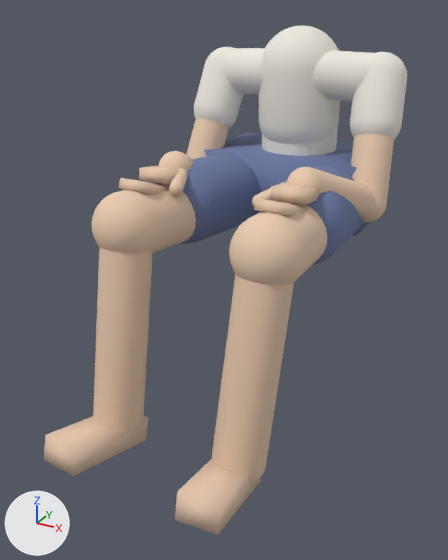
The glTF model models/body.glb, before and after one commit.
The view is the same before and after, from a 50 mm camera at (0.601, -1.32, 0.439) aimed at (-0.007, -0.214, -0.114). The lights are fixed; the arrows at lower left show +X, +Y and +Z. The older version comes first.

The first picture shows 'body'.
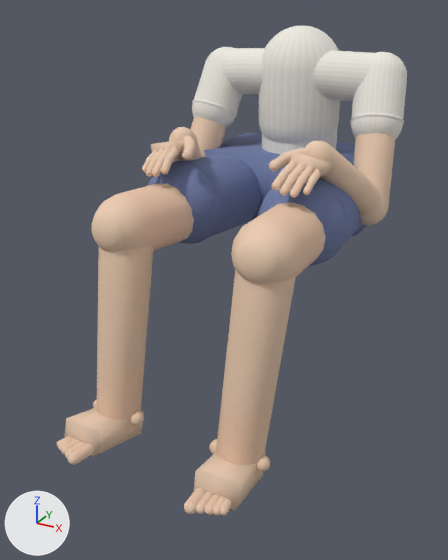
Edits to the bpy script that builds the scene:
```text
Change me_body:
    remove me_body.from_pydata(...)  # 9596 vertices, 19092 faces; spans x -0.27..0.27, y -0.623..0.29, z -0.451..0.4
    add me_body.from_pydata(...)  # 25348 vertices, 50428 faces; spans x -0.278..0.278, y -0.609..0.29, z -0.449..0.4
    me_body part 1: a new loose piece, an icosphere of 320 faces spanning x 0.184..0.216, y -0.452..-0.42, z -0.391..-0.359, in mat_mat_1 (picture img_skin_calf)
    me_body part 2: a new loose piece, an icosphere of 320 faces spanning x 0.084..0.116, y -0.452..-0.42, z -0.391..-0.359, in mat_mat_1 (picture img_skin_calf)
    me_body part 3: the loose piece of 530 vertices spanning x 0.082..0.138, y -0.273..-0.183, z 0.077..0.119 is multiplied about its middle by the matrix ((0.511, -0.32, 0.138), (0.276, 0.521, 0.188), (-0.214, -0.094, 0.573)), then moved by (0.041, -0.343, -0.481), in mat_mat_2 (picture img_skin_foot)
    me_body part 4: the loose piece of 530 vertices spanning x -0.138..-0.082, y -0.273..-0.183, z 0.077..0.119 is multiplied about its middle by the matrix ((0.604, 0.187, -0.005), (-0.143, 0.52, 0.167), (0.054, -0.163, 0.609)), then moved by (0.276, -0.339, -0.482), in mat_mat_2 (picture img_skin_foot)
    me_body part 5: a new loose piece, an icosphere of 320 faces spanning x -0.116..-0.084, y -0.452..-0.42, z -0.391..-0.359, in mat_mat_1 (picture img_skin_calf)
    me_body part 6: the loose piece of 530 vertices spanning x 0.058..0.232, y -0.421..0.122, z -0.072..0.1 is rebuilt with 226 vertices and now spans x 0.056..0.227, y -0.424..0.125, z -0.074..0.095
    me_body part 7: the loose piece of 530 vertices spanning x -0.27..-0.155, y -0.005..0.195, z -0.015..0.335 is rebuilt with 226 vertices and now spans x -0.278..-0.154, y -0.013..0.197, z -0.016..0.337, in mat_mat_5 (picture img_skin_arm)
    me_body part 8: the loose piece of 530 vertices spanning x -0.263..-0.117, y -0.208..0.078, z -0.008..0.148 is rebuilt with 226 vertices and now spans x -0.276..-0.132, y -0.157..0.072, z -0.012..0.194, in mat_mat_5 (picture img_skin_arm)
    me_body part 9: the loose piece of 530 vertices spanning x 0.155..0.27, y -0.005..0.195, z -0.015..0.335 is rebuilt with 226 vertices and now spans x 0.154..0.278, y -0.013..0.197, z -0.016..0.337, in mat_mat_5 (picture img_skin_arm)
    me_body part 10: the loose piece of 530 vertices spanning x -0.215..-0.095, y -0.491..-0.294, z -0.438..0.083 is rebuilt with 226 vertices and now spans x -0.217..-0.103, y -0.484..-0.292, z -0.441..0.087
    me_body part 11: the loose piece of 530 vertices spanning x 0.117..0.263, y -0.208..0.078, z -0.008..0.148 is rebuilt with 226 vertices and now spans x 0.132..0.276, y -0.157..0.072, z -0.012..0.194, in mat_mat_5 (picture img_skin_arm)
    me_body part 12: the loose piece of 530 vertices spanning x 0.095..0.215, y -0.491..-0.294, z -0.438..0.083 is rebuilt with 226 vertices and now spans x 0.103..0.217, y -0.484..-0.292, z -0.441..0.087
    me_body part 13: the loose piece of 530 vertices spanning x -0.232..-0.058, y -0.421..0.122, z -0.072..0.1 is rebuilt with 226 vertices and now spans x -0.227..-0.056, y -0.424..0.125, z -0.074..0.095
    me_body part 14: the loose piece of 8 vertices spanning x -0.202..-0.098, y -0.623..-0.39, z -0.451..-0.345 is rebuilt with 8 vertices and now spans x -0.203..-0.104, y -0.561..-0.396, z -0.431..-0.344
    me_body part 15: the loose piece of 8 vertices spanning x 0.098..0.202, y -0.623..-0.39, z -0.451..-0.345 is rebuilt with 8 vertices and now spans x 0.104..0.203, y -0.561..-0.396, z -0.431..-0.344
    me_body part 16: 32 vertices removed from x -0.191..0.191, y -0.334..-0.171, z 0.069..0.125; 11324 vertices added at x -0.241..0.241, y -0.426..-0.121, z -0.071..0.179
    me_body part 17: 2650 vertices added at x -0.199..-0.12, y -0.609..-0.539, z -0.398..-0.368
    me_body part 18: 1590 vertices added at x 0.12..0.199, y -0.609..-0.539, z -0.398..-0.368
    me_body part 19: 3 vertices moved within x 0.213..0.242, y 0.189..0.202, z 0.299..0.319; 522 vertices removed from x 0.142..0.266, y 0.054..0.208, z 0.14..0.348; 714 vertices added at x 0.142..0.271, y 0.051..0.208, z 0.142..0.348
    me_body part 20: 3 vertices moved within x -0.242..-0.213, y 0.189..0.202, z 0.299..0.319; 522 vertices removed from x -0.266..-0.142, y 0.054..0.208, z 0.14..0.348; 714 vertices added at x -0.271..-0.142, y 0.051..0.208, z 0.142..0.348
    other edits to the shape of me_body do not show in these pictures
    add me_body.materials.append(mat_mat_5)  # picture img_skin_arm
    add me_body.materials.append(mat_mat_6)  # picture img_skin_hand
```

Where the change shows, as pixel boxes [x1, y1, x2, y2] in the pictures (448 x 560 px; the box of a moved part takes in the faces that stretch with it):
'body', reshaped: before [43, 26, 407, 535]; after [57, 26, 407, 515]
part 1 of me_body, added: after [256, 455, 270, 472]
part 2 of me_body, added: after [209, 439, 217, 454]
part 3 of me_body, moved or reshaped: before [252, 182, 288, 207]; after [196, 491, 213, 514]
part 4 of me_body, moved or reshaped: before [169, 168, 188, 196]; after [205, 494, 220, 515]
part 5 of me_body, added: after [131, 411, 144, 426]
part 6 of me_body, rebuilt: before [229, 201, 327, 285]; after [231, 202, 326, 283]
part 7 of me_body, rebuilt: before [186, 118, 229, 159]; after [190, 116, 226, 157]
part 8 of me_body, rebuilt: before [159, 151, 193, 171]; after [169, 127, 202, 162]
part 9 of me_body, rebuilt: before [351, 134, 394, 222]; after [354, 133, 395, 225]
part 10 of me_body, rebuilt: before [93, 247, 153, 433]; after [96, 246, 153, 433]
part 11 of me_body, rebuilt (13% narrower, 46% taller): before [287, 167, 376, 218]; after [305, 141, 382, 216]
part 12 of me_body, rebuilt: before [212, 274, 294, 484]; after [216, 270, 296, 476]
part 13 of me_body, rebuilt: before [92, 183, 196, 253]; after [94, 183, 194, 251]
part 14 of me_body, rebuilt (24% narrower, 18% shorter): before [43, 416, 149, 476]; after [64, 407, 144, 456]
part 15 of me_body, rebuilt (17% narrower, 23% shorter): before [175, 459, 262, 535]; after [194, 452, 266, 510]
part 16 of me_body, built on: before [119, 166, 320, 216]; after [92, 136, 348, 284]
part 17 of me_body, added (beige): after [57, 436, 93, 465]
part 18 of me_body, added (beige): after [184, 488, 232, 515]
part 19 of me_body, moved or reshaped: before [350, 52, 407, 140]; after [350, 52, 407, 139]
part 20 of me_body, moved or reshaped: before [194, 47, 243, 128]; after [192, 47, 243, 128]
